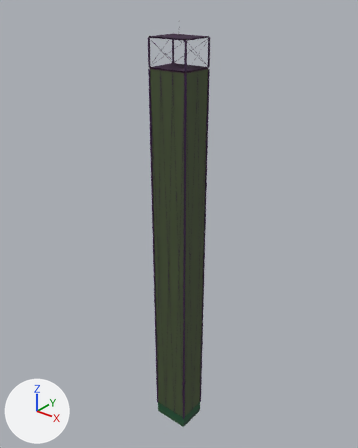
What one commit did to the glTF model public/assets/buildings/tower_n.glb.
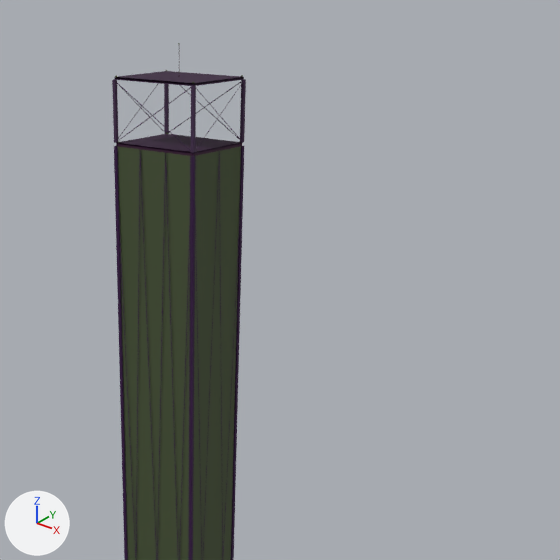
Each version is shown whole from a 50 mm camera at (232.0, -290.0, 391.0) aimed at (-7.0, 8.0, 205.0), then close up on the part from 26% to 100% of the width and 0% to 59% of the height. Every picture has the same lights, and +X, +Y and +Z are marked at lower left. The last two pictures show the newer version. Vertices at exactly the same position are counted once.

In view in the first close-up: 'tower_n'.
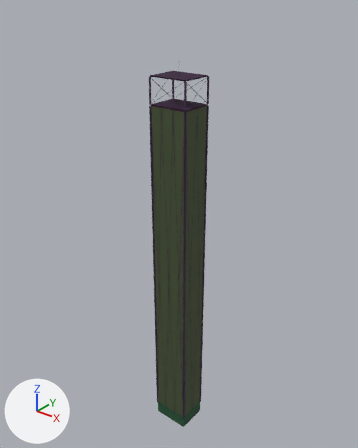
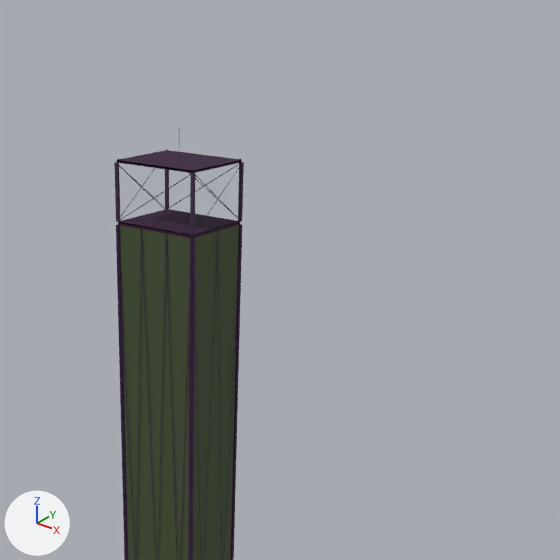
Changed parts and their boxes (x1, y1, x2, y2) in the close-ups (560 x 560 px; the box of a moved part takes in the faces that stretch with it):
'tower_n', reshaped, moved, rescaled
    before: (112, 43, 246, 560)
    after: (114, 128, 244, 560)
part 1 of me_tower_n, moved or reshaped
    before: (116, 134, 242, 538)
    after: (118, 209, 240, 538)
part 2 of me_tower_n, moved or reshaped
    before: (165, 153, 178, 551)
    after: (166, 239, 177, 553)
part 3 of me_tower_n, moved or reshaped (not visible afterwards)
    before: (195, 79, 245, 151)
part 4 of me_tower_n, moved or reshaped (not visible afterwards)
    before: (196, 88, 242, 141)
part 5 of me_tower_n, rebuilt (50% taller)
    before: (115, 71, 244, 86)
    after: (117, 150, 242, 173)
part 6 of me_tower_n, moved or reshaped
    before: (112, 79, 246, 560)
    after: (114, 149, 244, 560)

The change in detail:
me_tower_n is used by ob_tower_n; location (0.0, 0.0, 183.7); scale (184.0, 184.0, 184.0).
me_tower_n had 400 vertices, 426 faces and spanned x -0.09..0.09, y -0.08..0.08, z -1.0..1.0.
me_tower_n now has 408 vertices, 430 faces and spans x -0.1..0.1, y -0.08..0.08, z -1.0..1.0.
me_tower_n part 1: the loose piece of 44 vertices spanning x -0.09..0.09, y -0.07..0.07, z -1.0..0.83 is scaled about its middle by (1.08, 1.08, 0.99).
me_tower_n part 2: the loose piece of 8 vertices spanning x 0.03..0.09, y -0.08..-0.07, z -0.93..0.82 is scaled about the mesh origin by (1.08, 1.09, 0.989).
me_tower_n part 3: the loose piece of 8 vertices spanning x 0.09, y -0.07..0.07, z 0.83..0.94 is multiplied about its middle by the matrix ((-9.52, 0.0, 0.0), (0.0, -6.009, 7.384), (0.0, 7.384, 6.009)), then moved by (-0.19, -0.04, -0.94).
me_tower_n part 4: the loose piece of 8 vertices spanning x 0.09, y -0.07..0.07, z 0.83..0.94 is multiplied about its middle by the matrix ((-9.52, 0.0, 0.0), (0.0, -6.009, -7.384), (0.0, -7.384, 6.009)), then moved by (-0.19, -0.04, -0.94).
me_tower_n part 5: the loose piece of 12 vertices spanning x -0.09..0.09, y -0.07..0.07, z 0.94 is rebuilt with 12 vertices and now spans x -0.1..0.1, y -0.08..0.08, z 0.93..0.94.
me_tower_n part 6: 20 vertices moved within x -0.09..0.09, y -0.08..0.08, z -0.93..0.94; 120 vertices removed from x -0.09..0.09, y -0.08..0.08, z -0.93..0.94; 192 vertices added at x -0.1..0.1, y -0.08..0.08, z -0.93..0.94.
Other edits to the shape of me_tower_n do not show in these pictures.
Object 'tower_n' (ob_tower_n) moves from (0.0, 0.0, 183.7) to (0.0, 0.0, 170.4).
Object 'tower_n' (ob_tower_n) is rescaled from (184.0, 184.0, 184.0) to (170.0, 170.0, 170.0).
